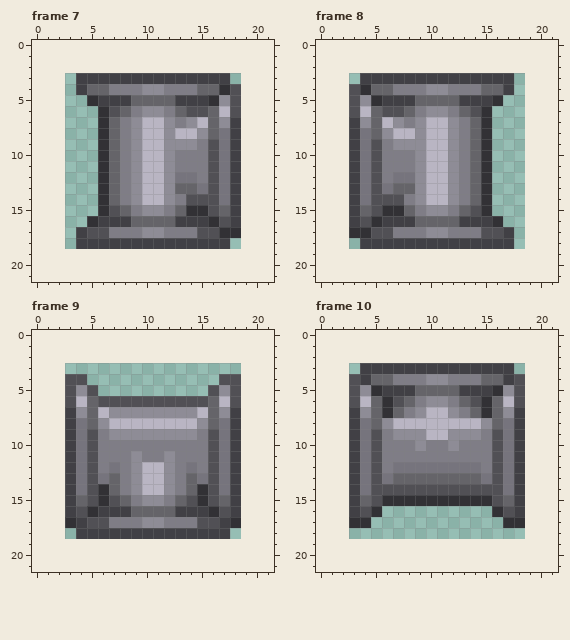
Two states of a pixel-art file, Assets/Sprites/Objects/Factory Sprites/Distribution/Pipe/Pipe.aseprite. Above is the file before it was changed.
16x16 pixels, 11 frames. Shown: frame 7, frame 8, frame 9, frame 10. The old version is drawn lined up with the new one, on the new canvas. The commit also changed other frames, which this record leaves out.
The result:
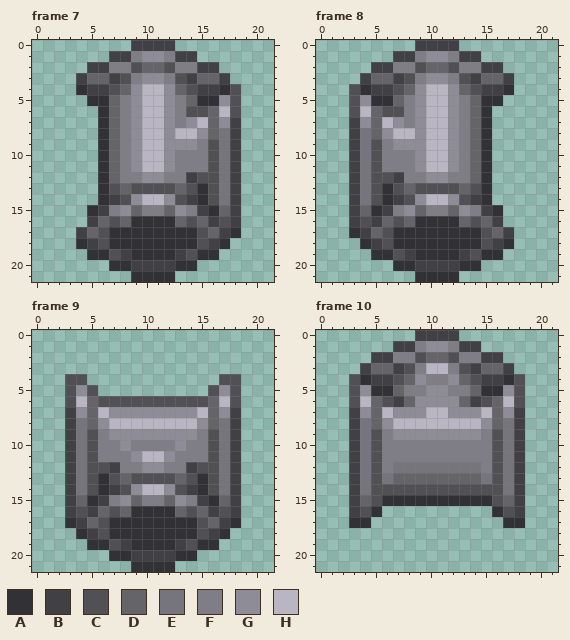
Palette (. is transparent): A #323135  B #414045  C #515055  D #656469  E #76747d  F #7f7d86  G #8e8c96  H #b9b5c3
Diff:
canvas 16x16 -> 22x22, the old top-left corner now at 3,3
Changed rows in their new state; - is an unchanged pixel.
Frame 7:
first column x 4:
 0 -----BBBB----
 1 ---BBFGGFBB--
 2 -BBFFCDDCFFBB
 3 -DD-CFGGFC-DD
 4 ABBCDGHHGDCBB
 5 --ADFGHHGFDA-
 6 ---DFGHHGF---
first column x 4:
12 -----FGGFFBC--
13 ---CDCCCC-CA--
14 ---BC----CBA--
15 -ABFGDFFDGFBA-
16 -BDCDAAAADCDB-
17 -D-AAAAAAAA-DB
18 A-CAAAAAAAAC-A
19 -AACBAAAABCAA-
20 ---AABBBBAA---
21 -----AAAA-----
Frame 8:
first column x 5:
 0 ----BBBB-----
 1 --BBFGGFBB---
 2 BBFFCDDCFFBB-
 3 DD-CFGGFC-DD-
 4 BBCDGHHGDCBBA
 5 -ADFGHHGFDA--
 6 ---FGHHGFD---
first column x 4:
12 --CBFFGGF-----
13 --AC-CCCCDC---
14 --ABC----CB---
15 -ABFGDFFDGFBA-
16 -BDCDAAAADCDB-
17 BD-AAAAAAAA-D-
18 A-CAAAAAAAAC-A
19 -AACBAAAABCAA-
20 ---AABBBBAA---
21 -----AAAA-----
Frame 9:
first column x 4:
10 ----G----G----
11 ------HH------
12 --CB-FGGF-BC--
13 --ACDCCCCDCA--
14 ---BC----CB---
15 -ABFGDFFDGFBA-
16 -BDCDAAAADCDB-
17 -D-AAAAAAAA-D-
18 A-CAAAAAAAAC-A
19 -AACBAAAABCAA-
20 ---AABBBBAA---
21 -----AAAA-----
Frame 10:
first column x 4:
 0 -----BBBB-----
 1 ---BBFGGFBB---
 2 -BBFFCDDCFFBB-
 3 -DD-CFHHFC-DD-
 4 ABBCDGFFGDCBBA
 5 --ADFFGGFFDA--
 6 --CB-G--G-BC--
 7 --HGG----GGH--
 9 ------GG------
10 -----F--F-----
